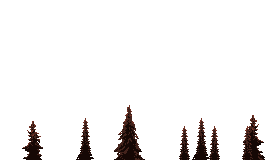
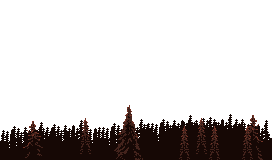
Layer changes from the first 272 x 160 image to the second:
showed "back trees" over box(0, 114, 272, 160)
